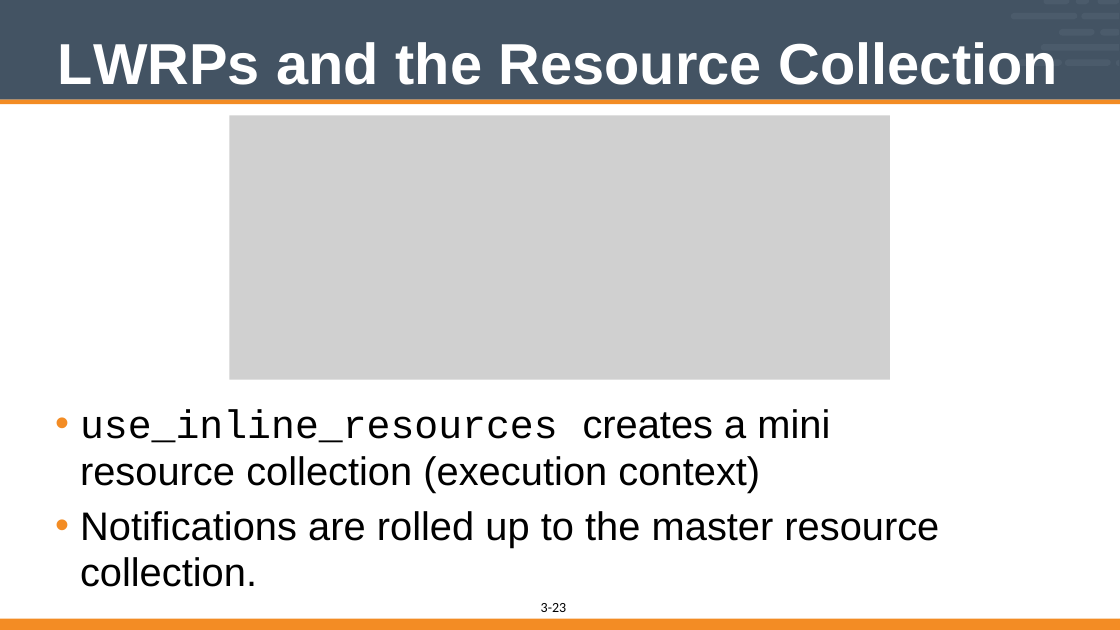
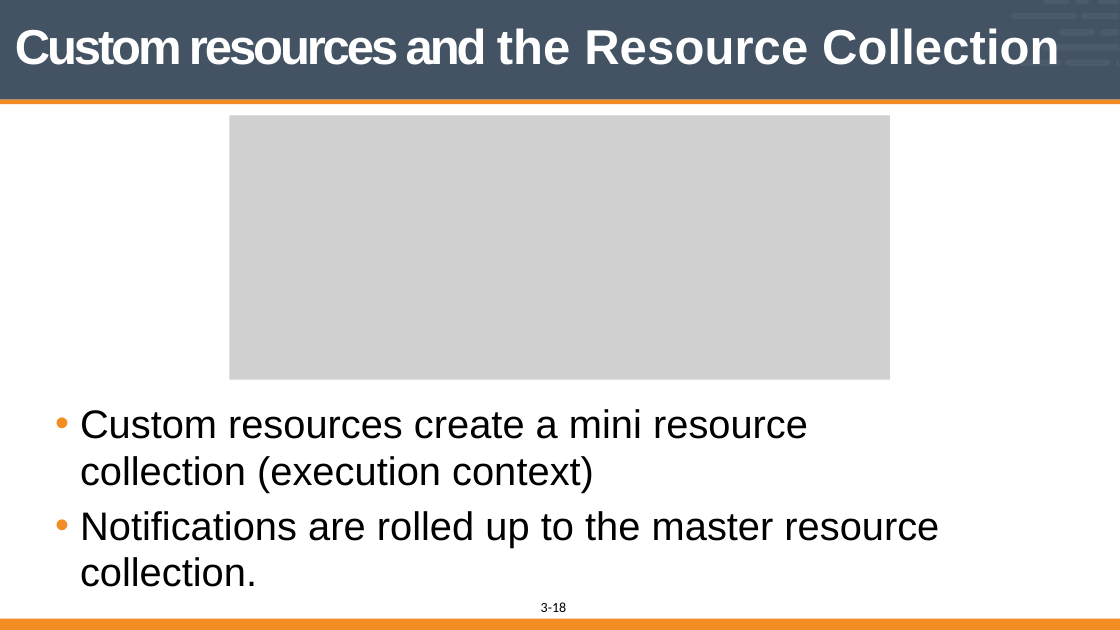
Before and after one commit to vinyar/chef-intermediate, a slide deck: slide 18 of 03-building_custom_resources.pptx (slide 23 before the commit). Drawn at 1120x630 pixels with LibreOffice and Linux fonts; fonts in the diff are those of the drawing; grey boxes stand for pictures. Boxes give left, top, right and bottom in pixels: in the first picture for what was removed or moved away, otherwise in the second. Text is boxed around its words. In the diff, an @@ line names an element or a change of style, - is before the commit and + after.

Commit message:
add support for new resource

```diff
--- a/03-building_custom_resources.pptx
+++ b/03-building_custom_resources.pptx
@@ title at [15, 28, 1059, 65]: text changed; size 66 to 56 pt @@
-LWRPs and the Resource Collection
+Custom resources and the Resource Collection
@@ text at [80, 409, 808, 492]: text changed @@
-• use_inline_resources creates a mini resource collection (execution context)
+• Custom resources create a mini resource collection (execution context)
@@ page number at [552, 602, 566, 612]: text changed @@
-23
+18
```
Also in this commit, not shown: 18 other slides changed, 6 slides removed, 1 other file.
